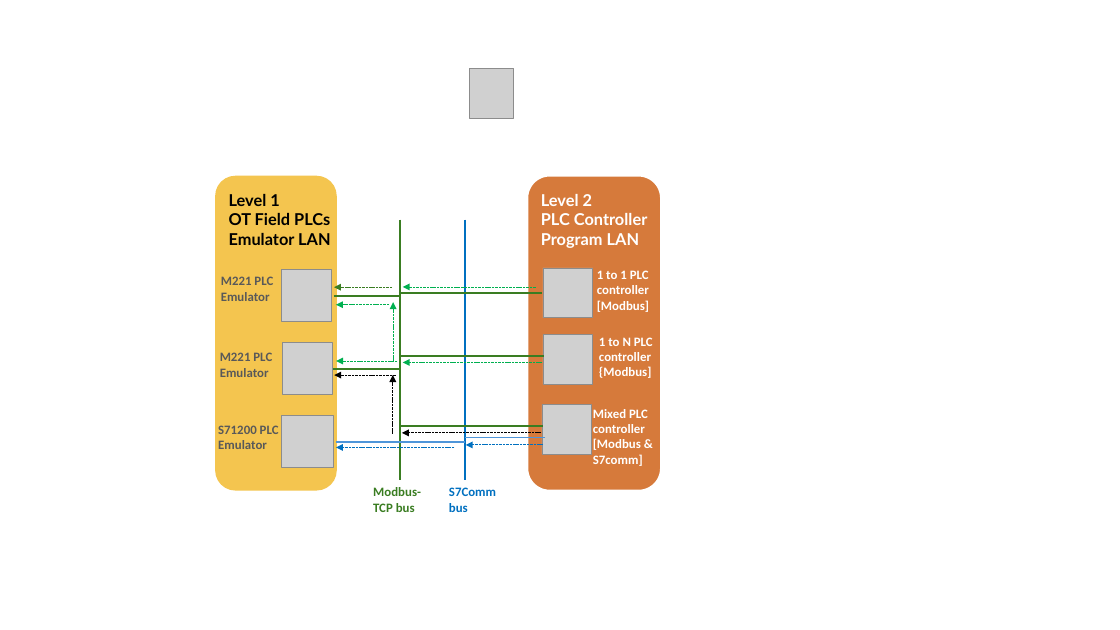
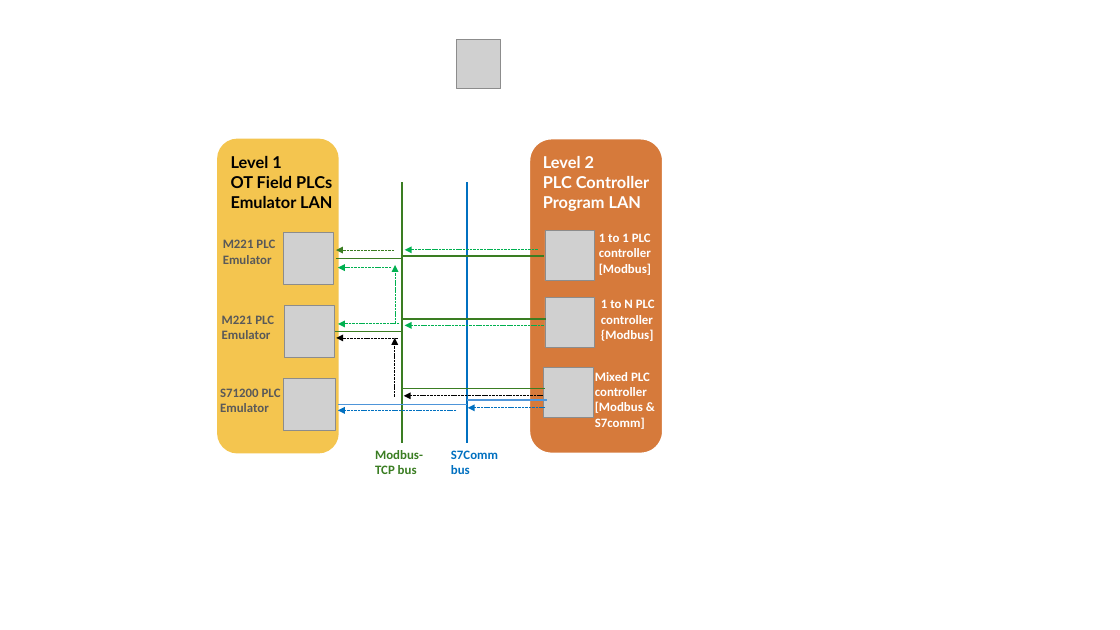
Before and after one commit to kuldeepsharma1/cyber-honey-pot, a slide deck: slide 3 of doc/designDoc.pptx. Drawn at 1120x630 pixels with LibreOffice and Linux fonts; fonts in the diff are those of the drawing; grey boxes stand for pictures. Boxes give left, top, right and bottom in pixels: in the first picture for what was removed or moved away, otherwise in the second. Text is boxed around its words. In the diff, an @@ line names an element or a change of style, - is before the commit and + after.

Commit message:
update the controller to version v_0.1.3

```diff
--- a/doc/designDoc.pptx
+++ b/doc/designDoc.pptx
@@ picture moved from (x1=470, y1=69, x2=514, y2=118) to (x1=456, y1=39, x2=501, y2=89) @@
@@ text "Level 1" moved from (x1=229, y1=194, x2=330, y2=245) to (x1=231, y1=156, x2=332, y2=208) @@
@@ 8 lines, 7 texts, 7 arrows, 5 pictures, 2 rounded rectangles moved together from (x1=215, y1=176, x2=661, y2=512) to (x1=217, y1=139, x2=663, y2=474) @@
@@ 2 texts, 2 arrows, 1 picture, 1 line moved together from (x1=334, y1=270, x2=649, y2=466) to (x1=336, y1=233, x2=651, y2=429) @@
@@ arrow moved from (536, 287) - (402, 287) to (538, 250) - (405, 250) @@
@@ arrow moved from (542, 363) - (402, 363) to (544, 325) - (405, 325) @@
```
Also in this commit, not shown: 5 other files.
